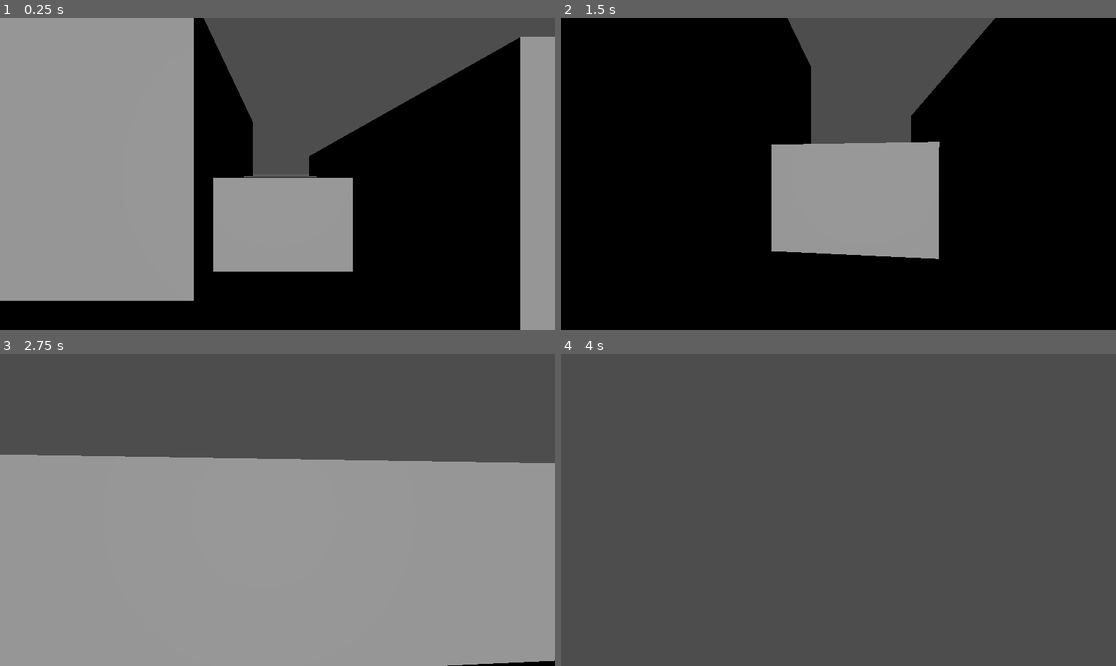
Above: before the commit, frames 1-4 (two rows, left to right).
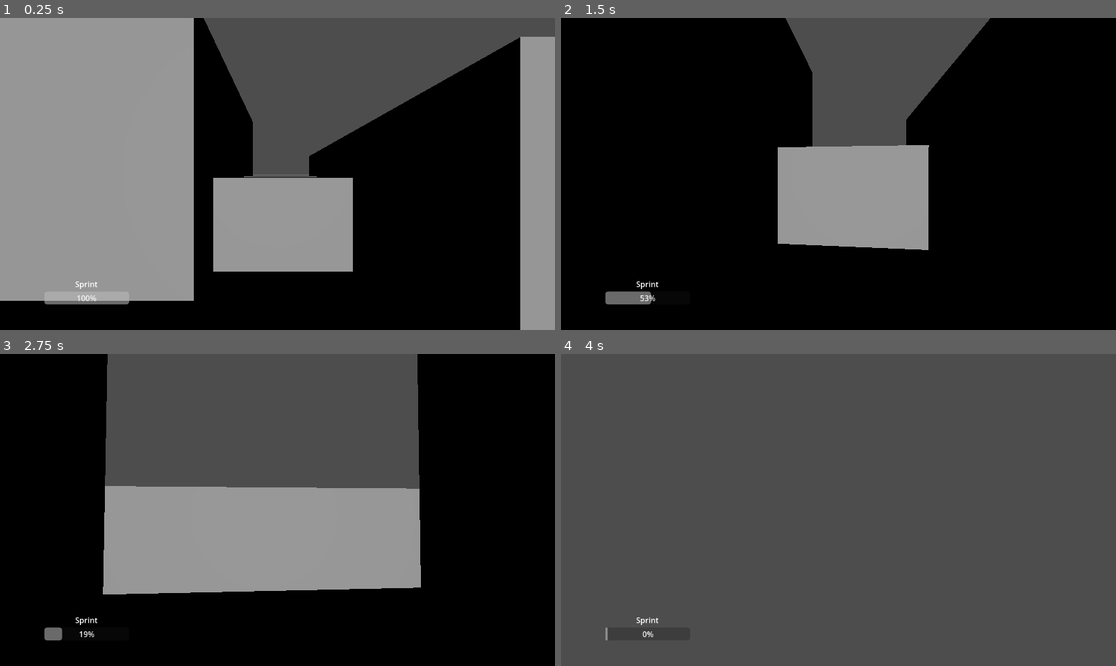
Above: after the commit, the same moments.

Repository: Nedajist/Phototaxis
Game: Godot game, scene res://level_hkeane.tscn
Same seed, same stepped clock (60 frames per second), same inputs: the game is played once before the commit and once after it.
Inputs (mouse positions are in pixels of both pictures, inside the frame that each line leads up to):
- Up to frame 1 (0.25 s): no input
- Up to frame 2 (1.5 s): move the mouse to (866, 174) at 0.52 s; hold Shift (shift) 0.53-1.28 s; hold Up (ui_up) from 0.53 s (still down); move the mouse to (810, 174) at 1.27 s; tap Shift (shift) at 1.35 s
- Up to frame 3 (2.75 s): keep holding Up (ui_up); move the mouse to (288, 503) at 2.02 s; hold Shift (shift) from 2.03 s (still down)
- Up to frame 4 (4 s): keep holding Up (ui_up); move the mouse to (832, 516) at 2.77 s; release Shift (shift) at 2.78 s; tap Shift (shift) at 2.85 s; move the mouse to (877, 513) at 3.52 s; hold Shift (shift) from 3.53 s (still down)

The runs differ from the first frame. In frame 1, 0.2% of the frame differs, in the area x 8-24%, y 84-92%; in frame 2, 2.8%; in frame 3, 62%, in the area x 0-100%, y 0-100%; in frame 4, less than 0.1%.

Commit message:
Sprint, HUD

Diff:
--- a/hud_canvas_layer.gd
+++ b/hud_canvas_layer.gd
@@ -4,9 +4,8 @@
 
 # Called when the node enters the scene tree for the first time.
 func _ready() -> void:
+	EventBus.sprint_changed.connect(sprint_changed)
 	pass # Replace with function body.
 
-
-# Called every frame. 'delta' is the elapsed time since the previous frame.
-func _process(delta: float) -> void:
-	pass
+func sprint_changed(sprint_meter):
+	progress_bar.value = sprint_meter
--- a/player_character.gd
+++ b/player_character.gd
@@ -5,15 +5,18 @@
 @export var mouse_sensitivity = 0.002
 var camera_pitch: float = 0.0
 var mouse_locked = true
-var sprint: int = 100
+const sprint_max:float = 100.0
+const sprint_min:float = 0.0
+var sprint_meter: float = 100.0
+var sprinting = false
 
-const SPEED = 5.0
-const JUMP_VELOCITY = 4.5
+const SPEED = 2.0
+const SPRINT_SPEED = 5.0
 
 func _ready() -> void:
 	Input.mouse_mode = Input.MOUSE_MODE_CAPTURED
 
-func _unhandled_input(event: InputEvent):
+func _input(event: InputEvent):
 	# Handle mouse movement for looking around
 	if event is InputEventMouseMotion:
 		# Rotate the entire CharacterBody3D around the Y-axis (left/right)
@@ -47,11 +50,25 @@
 	# As good practice, you should replace UI actions with custom gameplay actions.
 	var input_dir := Input.get_vector("ui_left", "ui_right", "ui_up", "ui_down")
 	var direction := (transform.basis * Vector3(input_dir.x, 0, input_dir.y)).normalized()
+
+	if Input.is_action_pressed("shift") and sprint_meter > 1:
+		sprinting = true
+		sprint_meter -= 1
+		sprint_meter = max(sprint_min, sprint_meter)
+	else:
+		sprinting = false
+		sprint_meter += .25
+		sprint_meter = min(sprint_max, sprint_meter)
+
+	EventBus.sprint_changed.emit(sprint_meter)
+
+	var speed = SPEED
+	if(sprinting): speed = SPRINT_SPEED
 	if direction:
-		velocity.x = direction.x * SPEED
-		velocity.z = direction.z * SPEED
+		velocity.x = direction.x * speed
+		velocity.z = direction.z * speed
 	else:
-		velocity.x = move_toward(velocity.x, 0, SPEED)
-		velocity.z = move_toward(velocity.z, 0, SPEED)
+		velocity.x = move_toward(velocity.x, 0, speed)
+		velocity.z = move_toward(velocity.z, 0, speed)
 
 	move_and_slide()
--- a/player_character.tscn
+++ b/player_character.tscn
@@ -1,6 +1,7 @@
-[gd_scene load_steps=4 format=3 uid="uid://c02im4b6l80gd"]
+[gd_scene load_steps=5 format=3 uid="uid://c02im4b6l80gd"]
 
 [ext_resource type="Script" uid="uid://b3li2cqwf6fjs" path="res://player_character.gd" id="1_02ohv"]
+[ext_resource type="PackedScene" uid="uid://c3gxebruu2cr8" path="res://hud_canvas_layer.tscn" id="2_5up26"]
 
 [sub_resource type="CapsuleMesh" id="CapsuleMesh_5up26"]
 
@@ -8,6 +9,8 @@
 
 [node name="PlayerCharacter" type="CharacterBody3D"]
 script = ExtResource("1_02ohv")
+
+[node name="HudCanvasLayer" parent="." instance=ExtResource("2_5up26")]
 
 [node name="MeshInstance3D" type="MeshInstance3D" parent="."]
 transform = Transform3D(1, 0, 0, 0, 1, 0, 0, 0, 1, 0, 1.0098275, 0)
